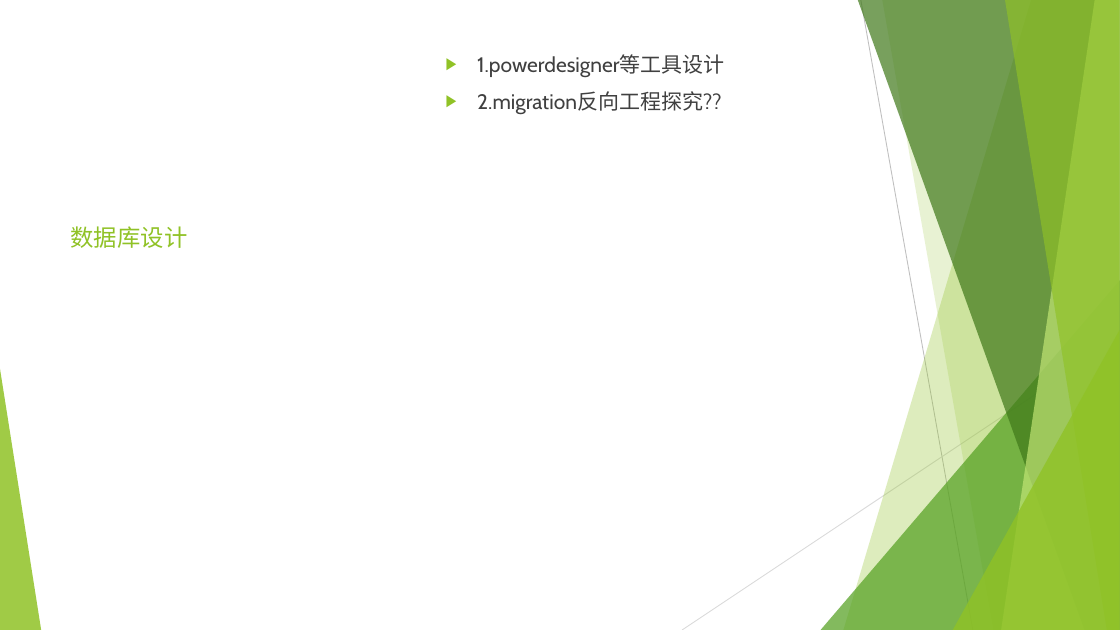
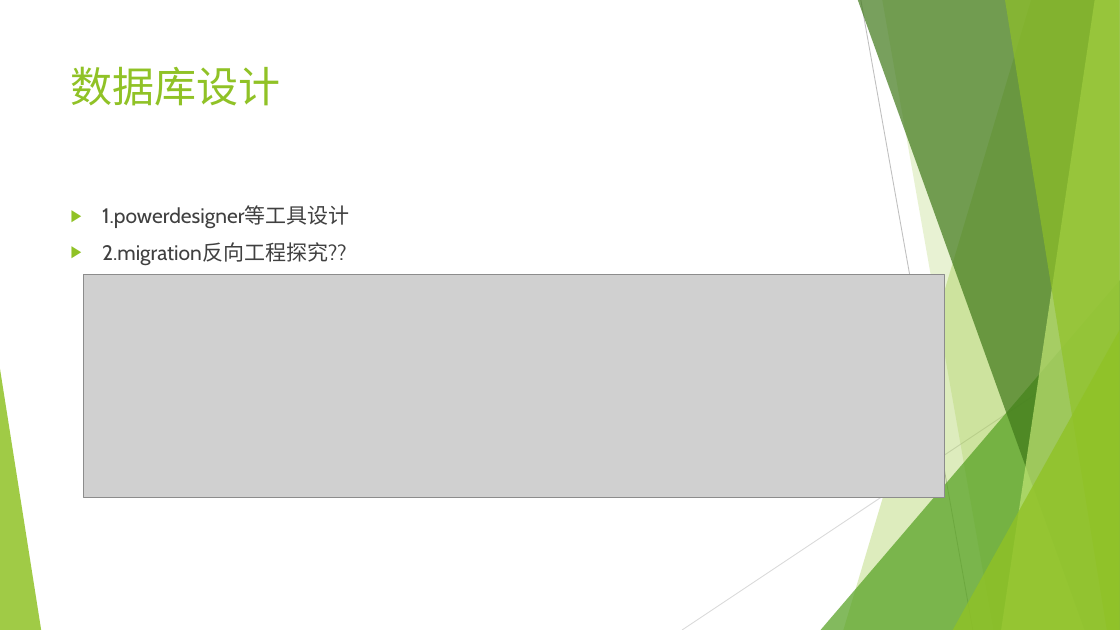
Before and after one commit to sun198986/Station, a slide deck: slide 6 of 后端设计.pptx. Drawn at 1120x630 pixels with LibreOffice and Linux fonts; fonts in the diff are those of the drawing; grey boxes stand for pictures. Boxes give left, top, right and bottom in pixels: in the first picture for what was removed or moved away, otherwise in the second. Text is boxed around its words. In the diff, an @@ line names an element or a change of style, - is before the commit and + after.

```diff
--- a/后端设计.pptx
+++ b/后端设计.pptx
@@ title "数据库设计": place and size @@
-title "数据库设计" at <box>71,226,188,248</box>
+title "数据库设计" at <box>71,66,281,106</box>
@@ title "数据库设计" at <box>71,66,281,106</box>: size 20 to 36 pt; vertical alignment bottom to top @@
@@ text "1.powerdesigner等工具设计": place and size @@
-text "1.powerdesigner等工具设计" at <box>477,54,724,115</box>
+text "1.powerdesigner等工具设计" at <box>102,205,349,266</box>
@@ picture added at <box>83,275,944,498</box> @@
```
Also in this commit, not shown: 1 slide added, 9 other files.
